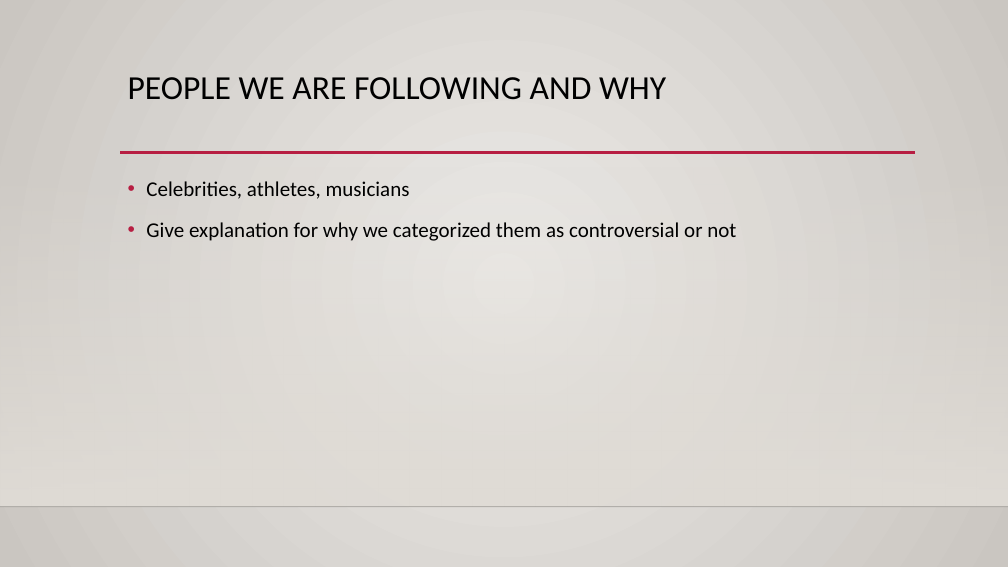
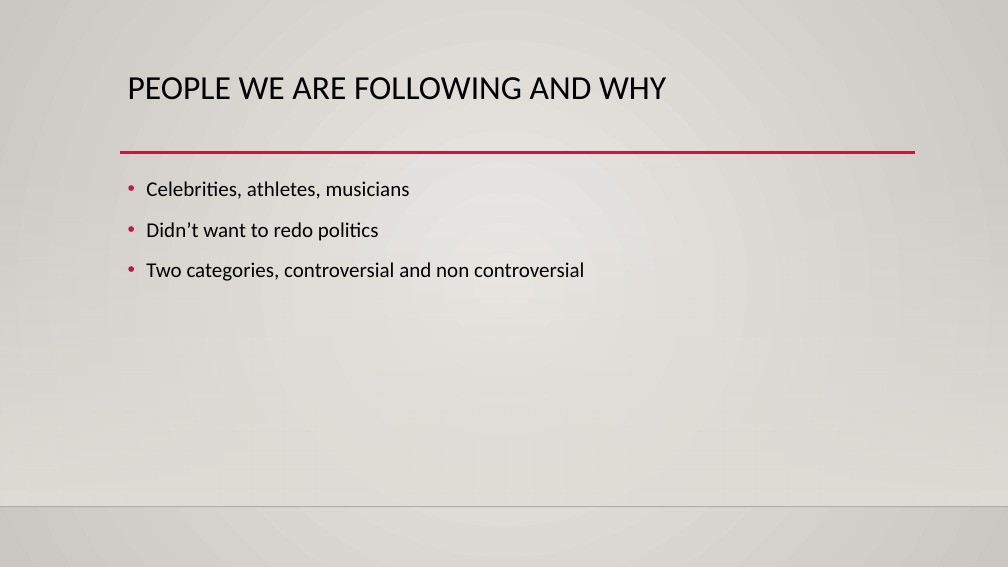
Before and after one commit to ptins/TweekOrTweet, a slide deck: slide 3 of Midterm Presentation DRAFT.pptx. Drawn at 1008x567 pixels with LibreOffice and Linux fonts; fonts in the diff are those of the drawing; background and template pictures are left out. Boxes give left, top, right and bottom in pixels: in the first picture for what was removed or moved away, otherwise in the second. Text is boxed around its words. In the diff, an @@ line names an element or a change of style, - is before the commit and + after.

```diff
--- a/Midterm Presentation DRAFT.pptx
+++ b/Midterm Presentation DRAFT.pptx
@@ text at box(146, 222, 584, 281): text changed @@
-• Give explanation for why we categorized them as controversial or not
+• Didn’t want to redo politics
+• Two categories, controversial and non controversial
```
Also in this commit, not shown: 4 other slides changed.
